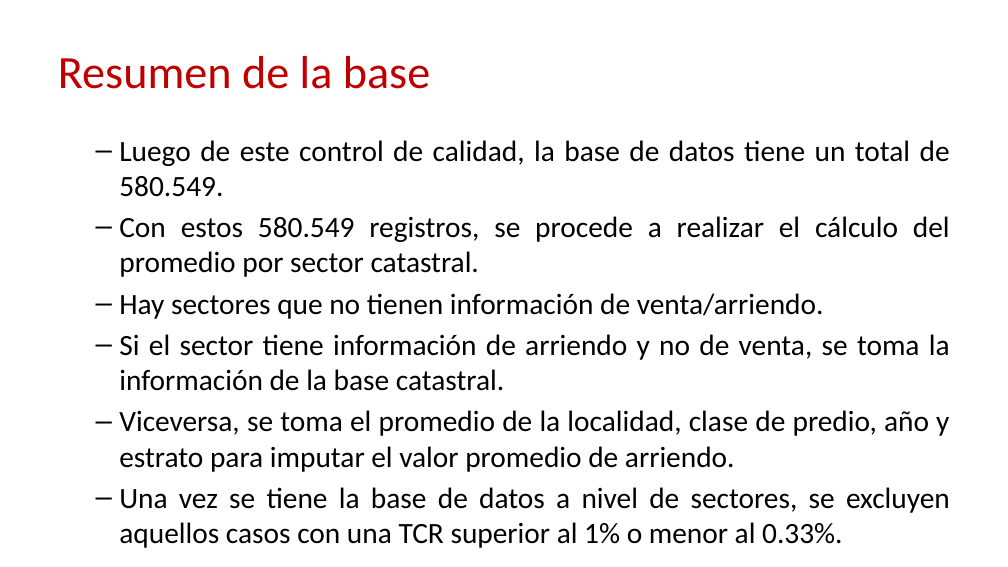
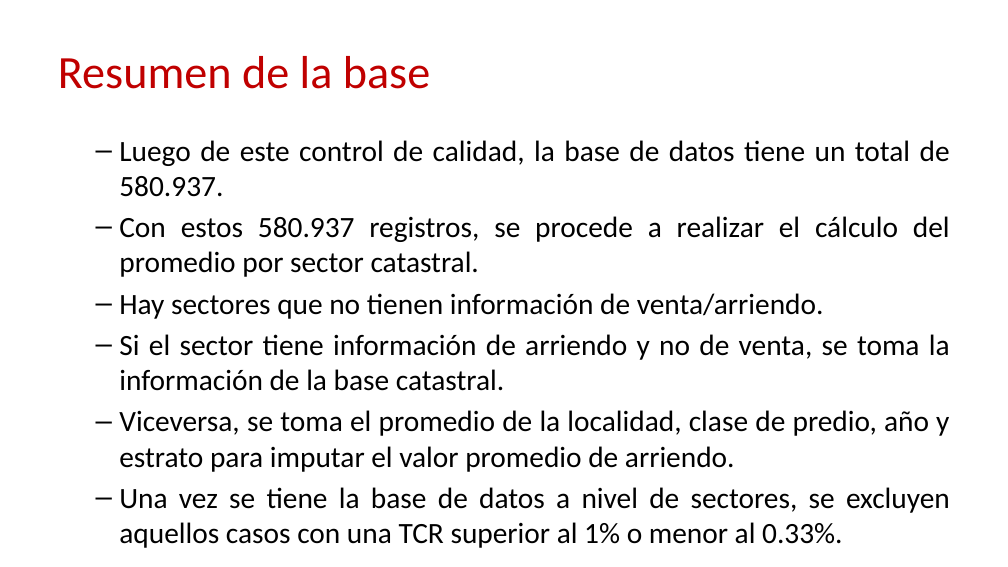
Before and after one commit to caavellanedag/210422_ESTUDIO_TASA_RENTA, a slide deck: slide 16 of reports/PRESENTACION_ESTUDIO_TASA_RENTA.pptx. Drawn at 1008x567 pixels with LibreOffice and Linux fonts; fonts in the diff are those of the drawing; background and template pictures are left out. Boxes give left, top, right and bottom in pixels: in the first picture for what was removed or moved away, otherwise in the second. Text is boxed around its words. In the diff, an @@ line names an element or a change of style, - is before the commit and + after.

Commit message:
Se incluyeron los valores de administración del censo de equipamientos de 2018 en los arriendos. Se requiere definir el IPC para afectar estos valores y si se aplica para la validación.

```diff
--- a/reports/PRESENTACION_ESTUDIO_TASA_RENTA.pptx
+++ b/reports/PRESENTACION_ESTUDIO_TASA_RENTA.pptx
@@ text at bbox=[119, 140, 950, 277]: text changed @@
-  – Luego de este control de calidad, la base de datos tiene un total de 580.549.
-  – Con estos 580.549 registros, se procede a realizar el cálculo del promedio por sector catastral.
+  – Luego de este control de calidad, la base de datos tiene un total de 580.937.
+  – Con estos 580.937 registros, se procede a realizar el cálculo del promedio por sector catastral.
```
Also in this commit, not shown: 4 other slides changed, 14 other files.
